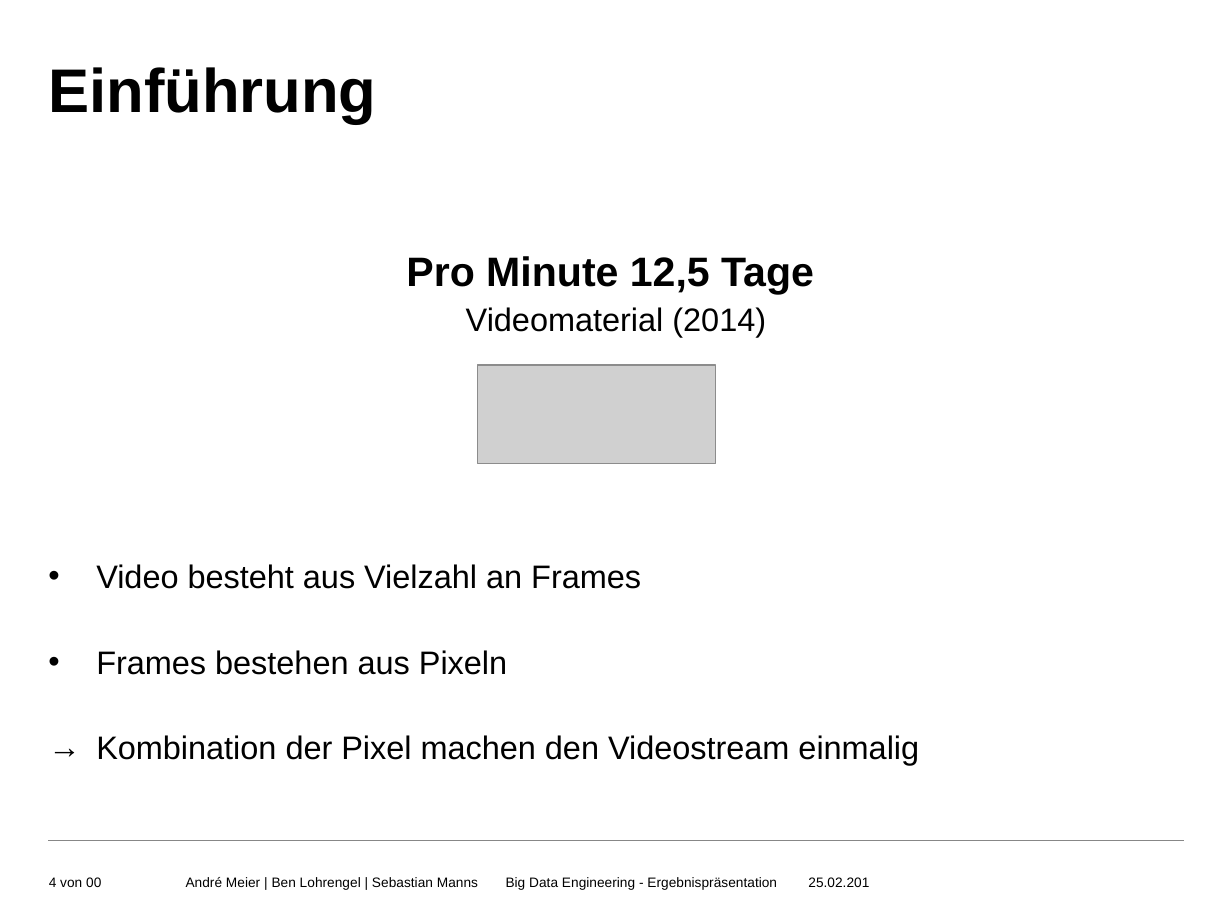
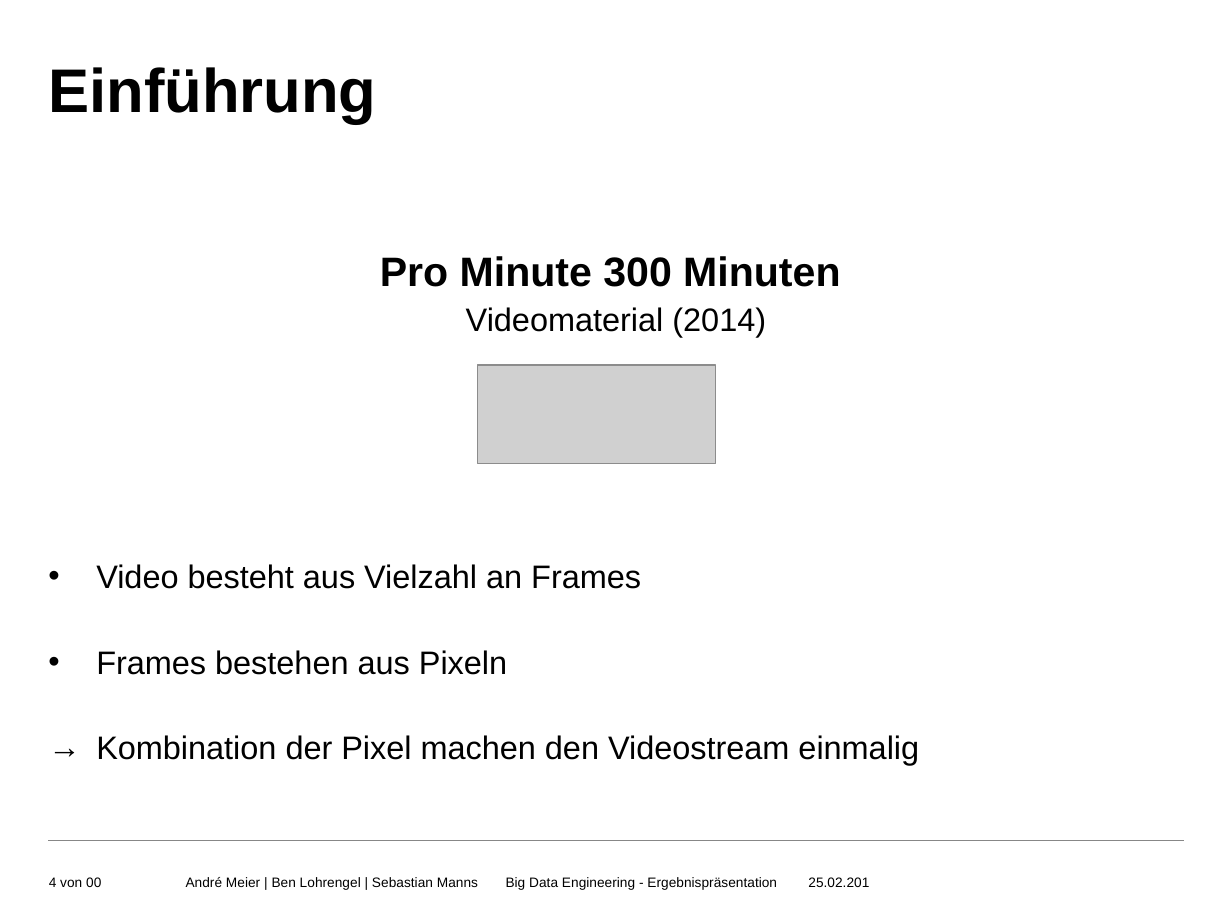
Before and after one commit to whabada/hugo, a slide deck: slide 4 of Project_HUGO.pptx. Drawn at 1232x924 pixels with LibreOffice and Linux fonts; fonts in the diff are those of the drawing; grey boxes stand for pictures; background and template pictures are left out. Boxes give left, top, right and bottom in pixels: in the first picture for what was removed or moved away, otherwise in the second. Text is boxed around its words. In the diff, an @@ line names an element or a change of style, - is before the commit and + after.

```diff
--- a/Project_HUGO.pptx
+++ b/Project_HUGO.pptx
@@ text at bbox=[380, 256, 840, 287]: text changed @@
-Pro Minute 12,5 Tage
+Pro Minute 300 Minuten
```
Also in this commit, not shown: 5 other slides changed, 5 slides added, 1 other file.
